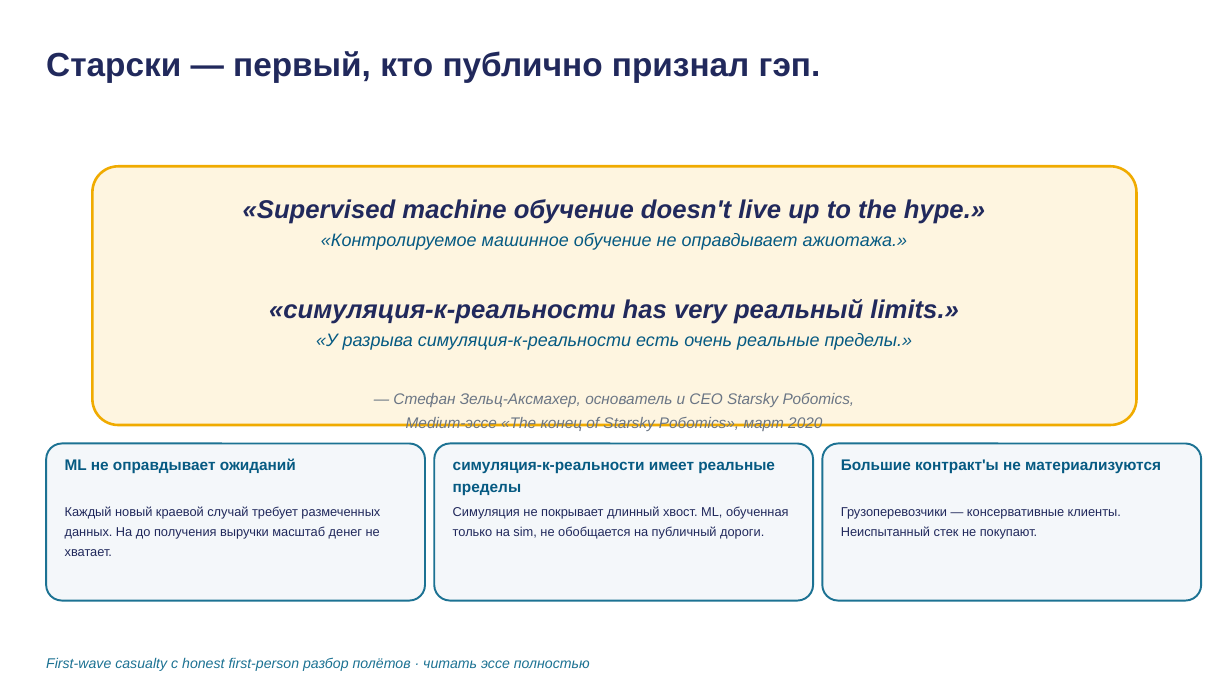
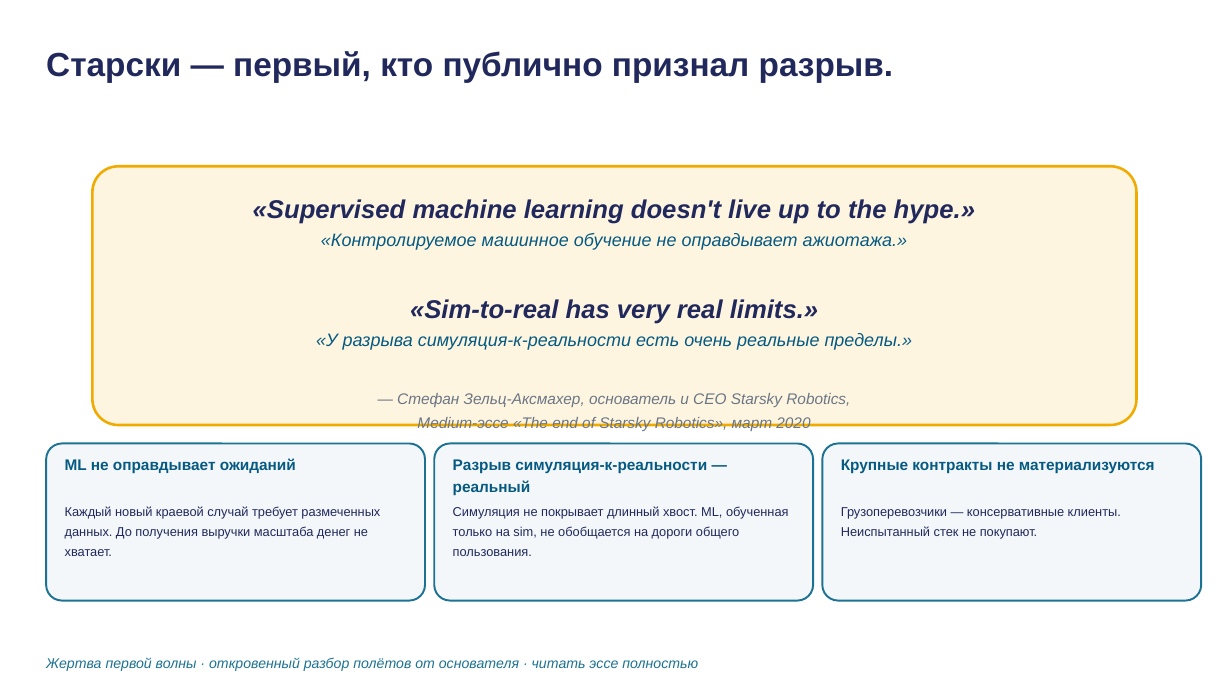
Before and after one commit to tellina-study/AI-usage-lessons, a slide deck: slide 22 of library/lectures/lec-13/rendered/lec-13.pptx. Drawn at 1232x693 pixels with LibreOffice and Linux fonts; fonts in the diff are those of the drawing. Boxes give left, top, right and bottom in pixels: in the first picture for what was removed or moved away, otherwise in the second. Text is boxed around its words. In the diff, an @@ line names an element or a change of style, - is before the commit and + after.

```diff
--- a/library/lectures/lec-13/rendered/lec-13.pptx
+++ b/library/lectures/lec-13/rendered/lec-13.pptx
@@ text at (x1=46, y1=51, x2=894, y2=82): text changed @@
-Старски — первый, кто публично признал гэп.
+Старски — первый, кто публично признал разрыв.
@@ text at (x1=253, y1=199, x2=975, y2=224): text changed @@
-«Supervised machine обучение doesn't live up to the hype.»
+«Supervised machine learning doesn't live up to the hype.»
@@ text at (x1=410, y1=299, x2=818, y2=324): text changed @@
-«симуляция-к-реальности has very реальный limits.»
+«Sim-to-real has very real limits.»
@@ text at (x1=397, y1=393, x2=850, y2=431): text changed @@
-— Стефан Зельц-Аксмахер, основатель и CEO Starsky Роботics,
-Medium-эссе «The конец of Starsky Роботics», март 2020
+— Стефан Зельц-Аксмахер, основатель и CEO Starsky Robotics,
+Medium-эссе «The end of Starsky Robotics», март 2020
@@ text at (x1=453, y1=459, x2=707, y2=495): text changed @@
-симуляция-к-реальности имеет реальные пределы
+Разрыв симуляция-к-реальности — реальный
@@ text at (x1=841, y1=459, x2=1155, y2=474): text changed @@
-Большие контракт'ы не материализуются
+Крупные контракты не материализуются
@@ text at (x1=65, y1=506, x2=380, y2=556): text changed @@
-Каждый новый краевой случай требует размеченных данных. На до получения выручки масштаб денег не хватает.
+Каждый новый краевой случай требует размеченных данных. До получения выручки масштаба денег не хватает.
@@ text at (x1=453, y1=506, x2=789, y2=556): text changed @@
-Симуляция не покрывает длинный хвост. ML, обученная только на sim, не обобщается на публичный дороги.
+Симуляция не покрывает длинный хвост. ML, обученная только на sim, не обобщается на дороги общего пользования.
@@ text at (x1=46, y1=657, x2=698, y2=671): text changed @@
-First-wave casualty с honest first-person разбор полётов · читать эссе полностью
+Жертва первой волны · откровенный разбор полётов от основателя · читать эссе полностью
```
Also in this commit, not shown: 8 other slides changed, 3 other files.
